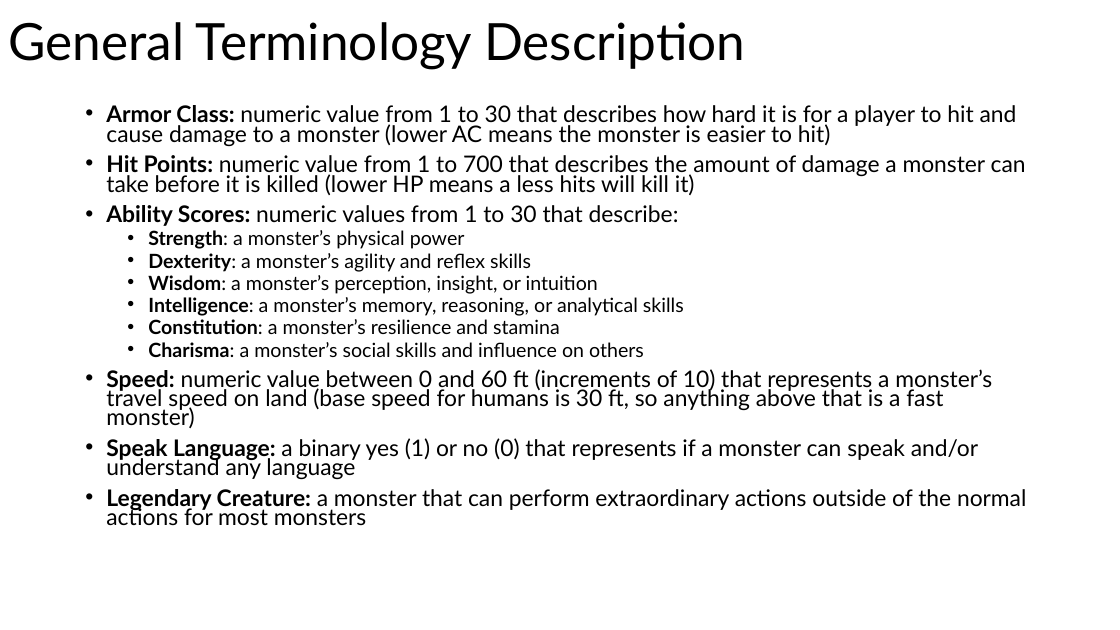
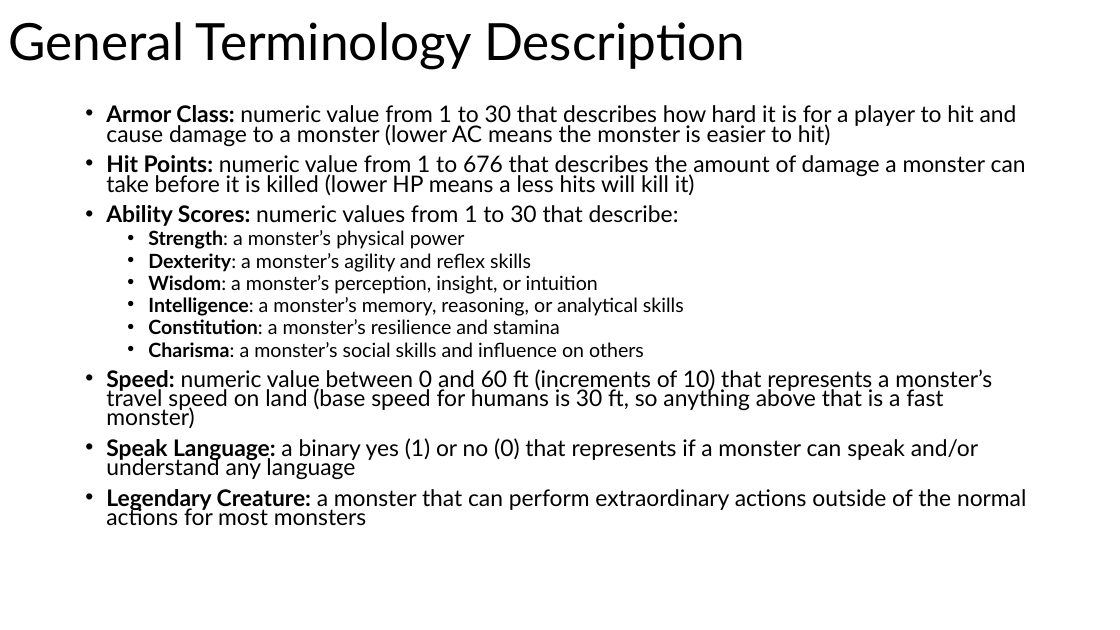
Before and after one commit to odelmas-sci/824-final, a slide deck: slide 4 of Monsters of Dungeons and Dragons.pptx (slide 3 before the commit). Drawn at 1120x630 pixels with LibreOffice and Linux fonts; fonts in the diff are those of the drawing. Boxes give left, top, right and bottom in pixels: in the first picture for what was removed or moved away, otherwise in the second. Text is boxed around its words. In the diff, an @@ line names an element or a change of style, - is before the commit and + after.

```diff
--- a/Monsters of Dungeons and Dragons.pptx
+++ b/Monsters of Dungeons and Dragons.pptx
@@ text at bbox=[106, 155, 1026, 195]: text changed @@
-• Hit Points: numeric value from 1 to 700 that describes the amount of damage a monster can take before it is killed (lower HP means a less hits will kill it)
+• Hit Points: numeric value from 1 to 676 that describes the amount of damage a monster can take before it is killed (lower HP means a less hits will kill it)
```
Also in this commit, not shown: 10 other slides changed, 6 slides added, 2 slides removed, 1 other file.
